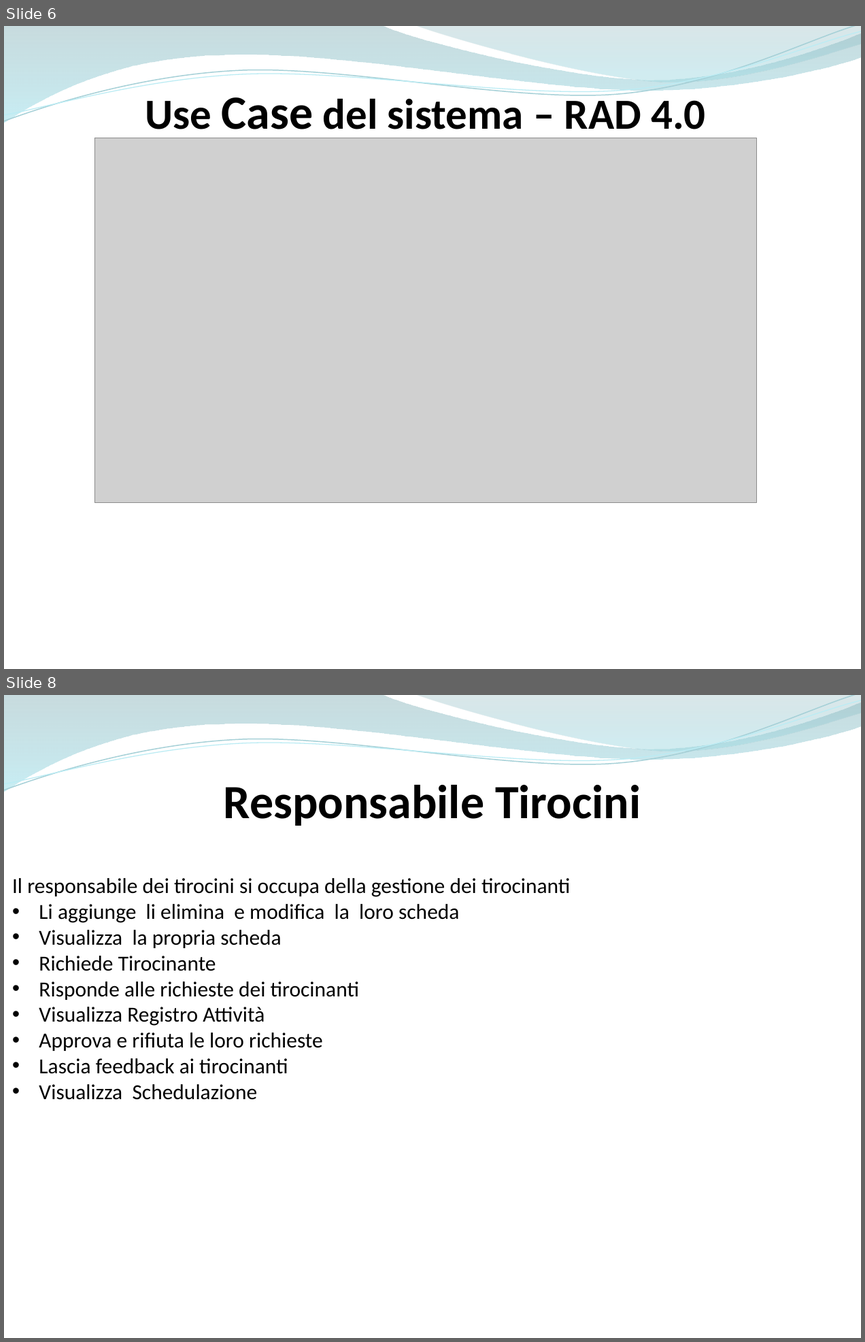
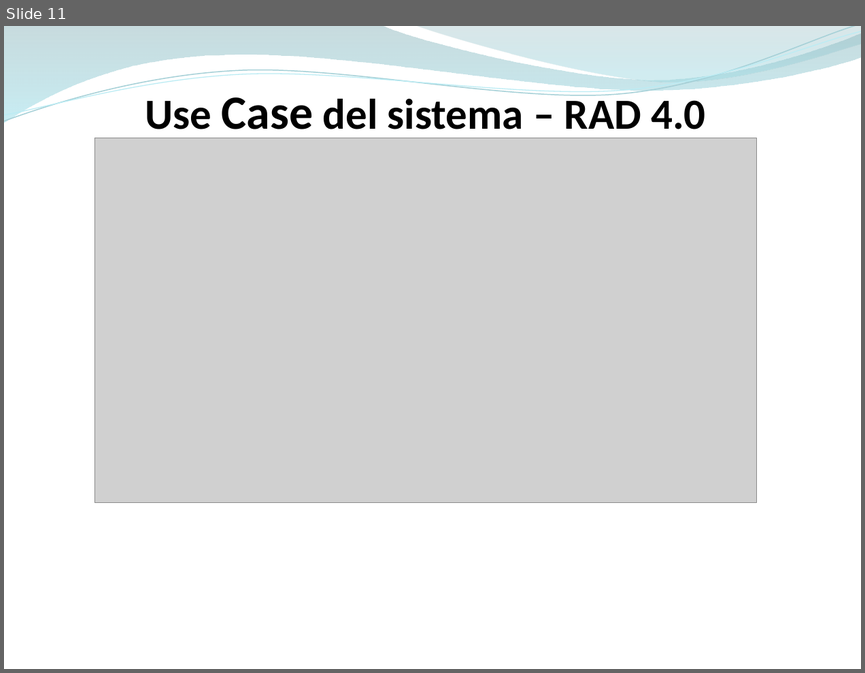
Before and after one commit to ammirate/at-silo, a slide deck: Presentazione/Atsilo2/Durante/Atsilo_M_PresentazioneFinale.pptx. Shown one above the other, each under a label of ours: slides 6 and 8 before the commit, slide 11 after it; the slides between them are not shown. The pictures are 865x1342 and 865x673 pixels, drawn with LibreOffice and Linux fonts; fonts in the diff are those of the drawing; grey boxes stand for pictures. Boxes give left, top, right and bottom in pixels: in the first picture for what was removed or moved away, otherwise in the second. Text is boxed around its words. In the diff, an @@ line names an element or a change of style, - is before the commit and + after.

```diff
--- a/Presentazione/Atsilo2/Durante/Atsilo_M_PresentazioneFinale.pptx
+++ b/Presentazione/Atsilo2/Durante/Atsilo_M_PresentazioneFinale.pptx
@@ slide 8 removed at (x1=4, y1=695, x2=861, y2=1338), background #FFFFFF; not listed: 4 template elements that a slide beside it also shows @@
@@ text removed at (x1=224, y1=785, x2=640, y2=826) @@
-Responsabile Tirocini
@@ text removed at (x1=12, y1=878, x2=570, y2=1100) @@
-Il responsabile dei tirocini si occupa della gestione dei tirocinanti
-• Li aggiunge li elimina e modifica la loro scheda
-• Visualizza la propria scheda
-• Richiede Tirocinante
-• Risponde alle richieste dei tirocinanti
-• Visualizza Registro Attività
-• Approva e rifiuta le loro richieste
-• Lascia feedback ai tirocinanti
-• Visualizza Schedulazione
@@ what was slide 6 is now slide 11 @@
```
Also in this commit, not shown: 4 slides changed, 3 slides added, 1 other slide removed.
